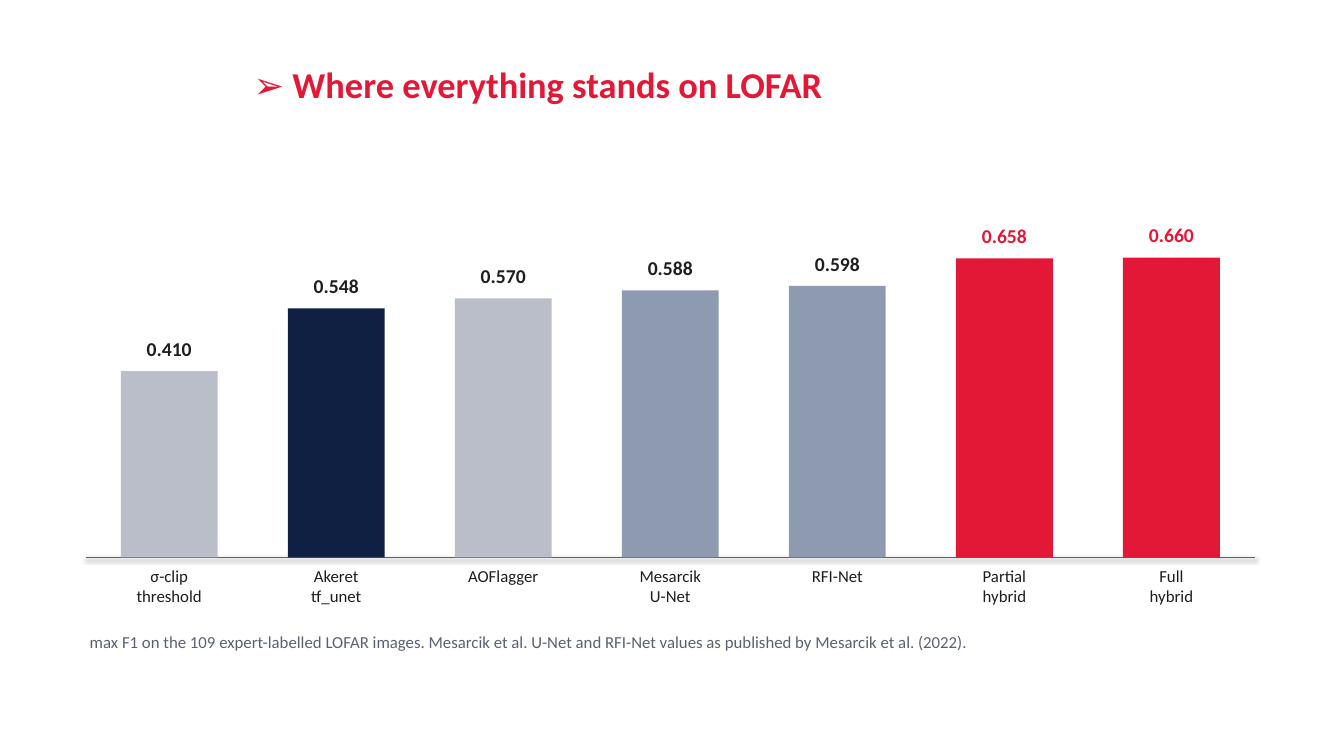
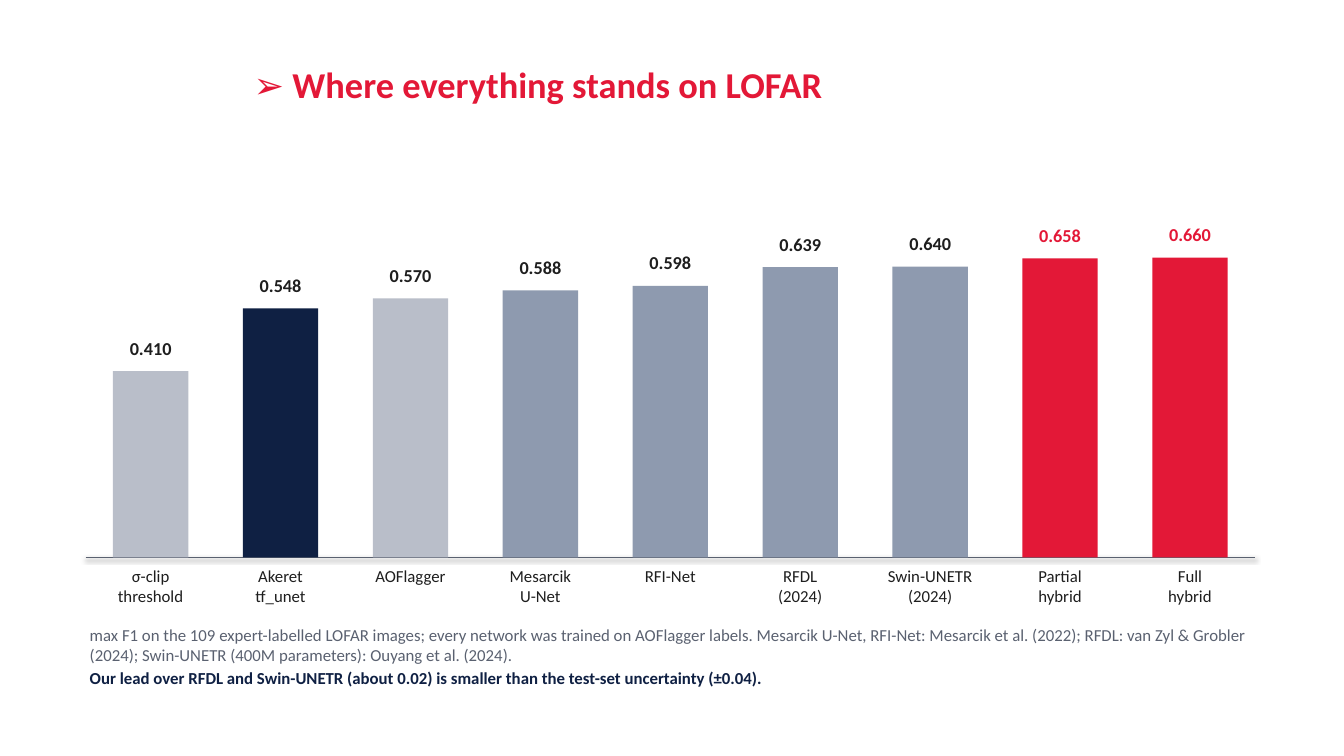
Before and after one commit to RonakSinghRaina/MP, a slide deck: slide 10 of Weekly_Report_Hybrid_DiL_Lab.pptx. Drawn at 1344x756 pixels with LibreOffice and Linux fonts; fonts in the diff are those of the drawing; background and template pictures are left out. Boxes give left, top, right and bottom in pixels: in the first picture for what was removed or moved away, otherwise in the second. Text is boxed around its words. In the diff, an @@ line names an element or a change of style, - is before the commit and + after.

```diff
--- a/Weekly_Report_Hybrid_DiL_Lab.pptx
+++ b/Weekly_Report_Hybrid_DiL_Lab.pptx
@@ size 14 to 13 pt in 7 elements at (x1=130, y1=343, x2=172, y2=355), (x1=260, y1=279, x2=302, y2=292), (x1=390, y1=270, x2=432, y2=282), (x1=520, y1=261, x2=562, y2=274), (x1=649, y1=256, x2=691, y2=269), (x1=1169, y1=228, x2=1211, y2=241), (x1=1039, y1=229, x2=1081, y2=242) @@
@@ text "0.658" moved from (x1=982, y1=229, x2=1027, y2=243) to (x1=1039, y1=229, x2=1081, y2=242) @@
@@ text "0.660" moved from (x1=1149, y1=228, x2=1194, y2=242) to (x1=1169, y1=228, x2=1211, y2=241) @@
@@ text "0.570" moved from (x1=481, y1=270, x2=526, y2=283) to (x1=390, y1=270, x2=432, y2=282) @@
@@ text "0.588" moved from (x1=648, y1=261, x2=693, y2=275) to (x1=520, y1=261, x2=562, y2=274) @@
@@ text "0.598" moved from (x1=815, y1=257, x2=860, y2=271) to (x1=649, y1=256, x2=691, y2=269) @@
@@ rectangle resized from (x1=956, y1=258, x2=1053, y2=558) to (x1=763, y1=267, x2=839, y2=558) @@
@@ rectangle at (x1=763, y1=267, x2=839, y2=558): fill #E31837 to #8E9AAF @@
@@ group added at (x1=778, y1=237, x2=1098, y2=604): 4 texts, 2 rectangles @@
+0.639
+RFDL
+(2024)
+0.640
+Swin-UNETR
+(2024)
@@ rectangle resized from (x1=1123, y1=258, x2=1220, y2=558) to (x1=1152, y1=258, x2=1228, y2=558) @@
@@ text "0.548" moved from (x1=314, y1=279, x2=359, y2=293) to (x1=260, y1=279, x2=302, y2=292) @@
@@ rectangle resized from (x1=455, y1=298, x2=552, y2=558) to (x1=373, y1=298, x2=449, y2=558) @@
@@ rectangle resized from (x1=622, y1=290, x2=719, y2=558) to (x1=503, y1=290, x2=579, y2=558) @@
@@ rectangle resized from (x1=789, y1=286, x2=886, y2=558) to (x1=633, y1=286, x2=709, y2=558) @@
@@ rectangle resized from (x1=288, y1=309, x2=385, y2=558) to (x1=243, y1=309, x2=319, y2=558) @@
@@ rectangle resized from (x1=121, y1=371, x2=218, y2=558) to (x1=113, y1=371, x2=189, y2=558) @@
@@ text "σ-clip" moved from (x1=137, y1=570, x2=202, y2=602) to (x1=118, y1=570, x2=183, y2=602) @@
@@ text "Akeret" moved from (x1=311, y1=570, x2=361, y2=605) to (x1=255, y1=570, x2=305, y2=605) @@
@@ text "AOFlagger" moved from (x1=468, y1=570, x2=538, y2=585) to (x1=375, y1=570, x2=445, y2=585) @@
@@ text "Mesarcik" moved from (x1=640, y1=570, x2=701, y2=602) to (x1=510, y1=570, x2=571, y2=602) @@
@@ text "RFI-Net" moved from (x1=812, y1=571, x2=863, y2=582) to (x1=645, y1=571, x2=696, y2=582) @@
@@ text "Partial" moved from (x1=983, y1=570, x2=1026, y2=605) to (x1=1038, y1=570, x2=1081, y2=605) @@
@@ text "Full" moved from (x1=1150, y1=570, x2=1193, y2=605) to (x1=1168, y1=570, x2=1211, y2=605) @@
@@ text at (x1=90, y1=629, x2=1245, y2=687): text changed @@
-max F1 on the 109 expert-labelled LOFAR images. Mesarcik et al. U-Net and RFI-Net values as published by Mesarcik et al. (2022).
+max F1 on the 109 expert-labelled LOFAR images; every network was trained on AOFlagger labels. Mesarcik U-Net, RFI-Net: Mesarcik et al. (2022); RFDL: van Zyl & Grobler (2024); Swin-UNETR (400M parameters): Ouyang et al. (2024).
+Our lead over RFDL and Swin-UNETR (about 0.02) is smaller than the test-set uncertainty (±0.04).
```
Also in this commit, not shown: 8 other slides changed, 3 other files.
